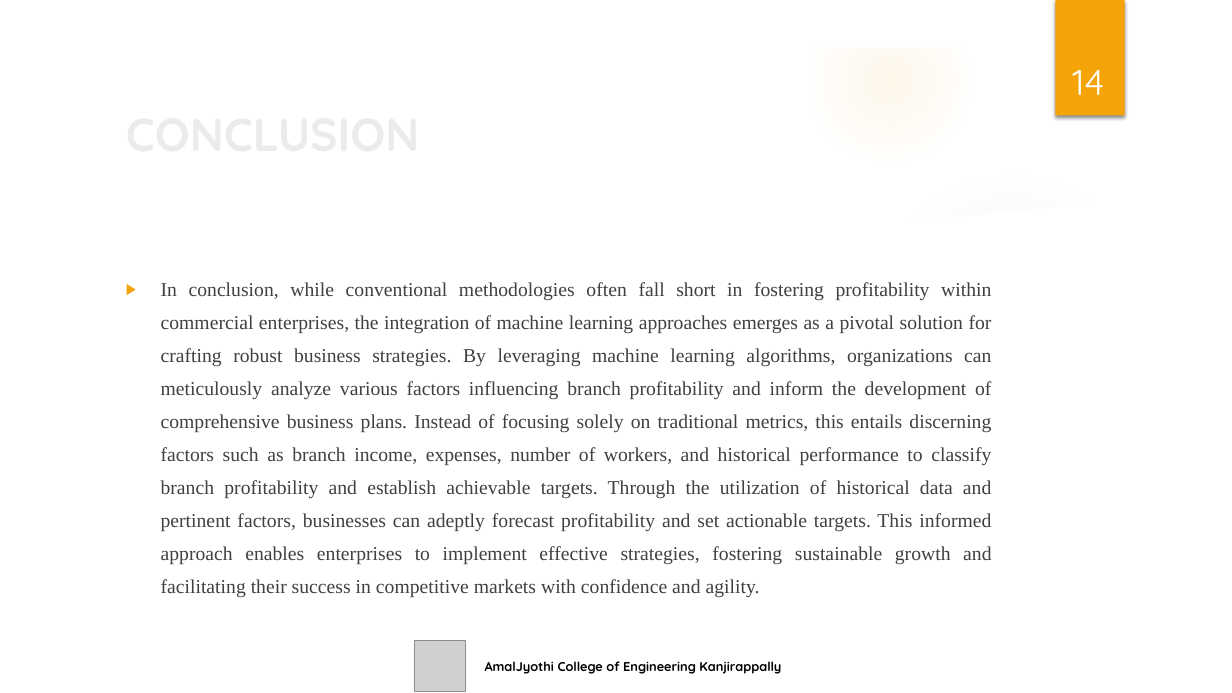
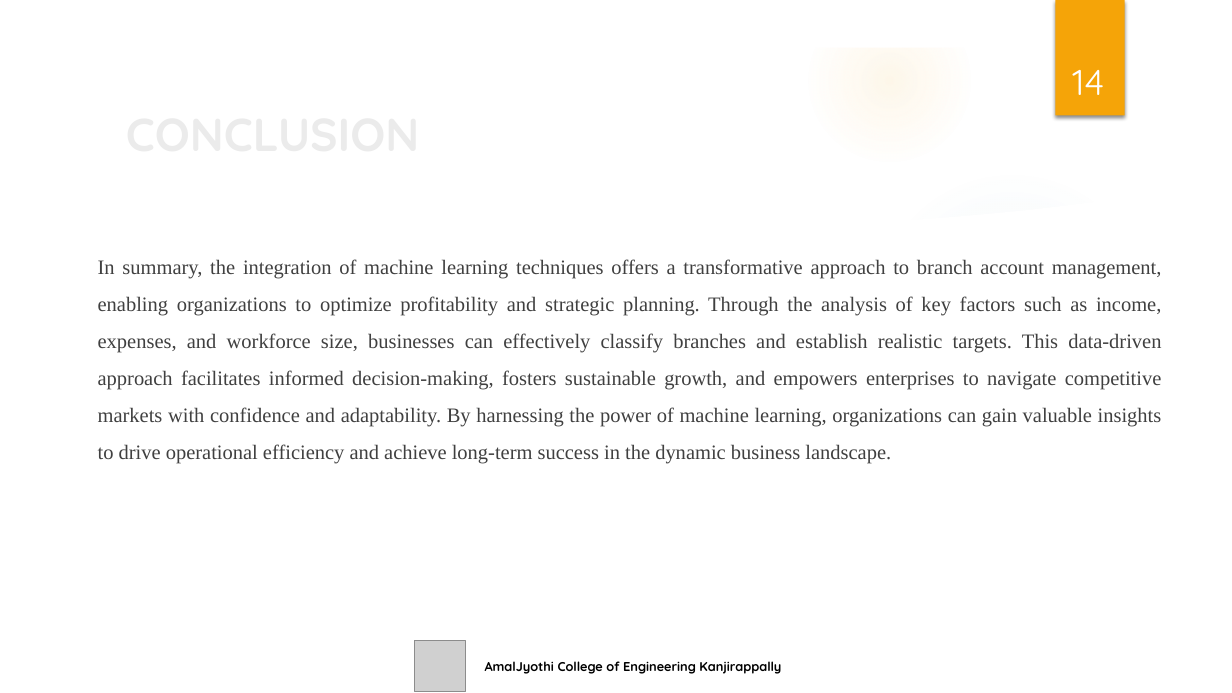
Before and after one commit to Abhinandks06/Multi_service_provider, a slide deck: slide 14 of multiserviceprovider/seminar/Seminar_Presentataion.pptx. Drawn at 1232x693 pixels with LibreOffice and Linux fonts; fonts in the diff are those of the drawing; grey boxes stand for pictures; background and template pictures are left out. Boxes give left, top, right and bottom in pixels: in the first picture for what was removed or moved away, otherwise in the second. Text is boxed around its words. In the diff, an @@ line names an element or a change of style, - is before the commit and + after.

```diff
--- a/multiserviceprovider/seminar/Seminar_Presentataion.pptx
+++ b/multiserviceprovider/seminar/Seminar_Presentataion.pptx
@@ text at [98,259,1162,464]: text changed; size 15.3 to 16 pt @@
-▶ In conclusion, while conventional methodologies often fall short in fostering profitability within commercial enterprises, the integration of machine learning approaches emerges as a pivotal solution for crafting robust business strategies. By leveraging machine learning algorithms, organizations can meticulously analyze various factors influencing branch profitability and inform the development of comprehensive business plans. Instead of focusing solely on traditional metrics, this entails discerning factors such as branch income, expenses, number of workers, and historical performance to classify branch profitability and establish achievable targets. Through the utilization of historical data and pertinent factors, businesses can adeptly forecast profitability and set actionable targets. This informed approach enables enterprises to implement effective strategies, fostering sustainable growth and facilitating their success in competitive markets with confidence and agility.
+In summary, the integration of machine learning techniques offers a transformative approach to branch account management, enabling organizations to optimize profitability and strategic planning. Through the analysis of key factors such as income, expenses, and workforce size, businesses can effectively classify branches and establish realistic targets. This data-driven approach facilitates informed decision-making, fosters sustainable growth, and empowers enterprises to navigate competitive markets with confidence and adaptability. By harnessing the power of machine learning, organizations can gain valuable insights to drive operational efficiency and achieve long-term success in the dynamic business landscape.
```
Also in this commit, not shown: 6 other slides changed, 8 other files.
